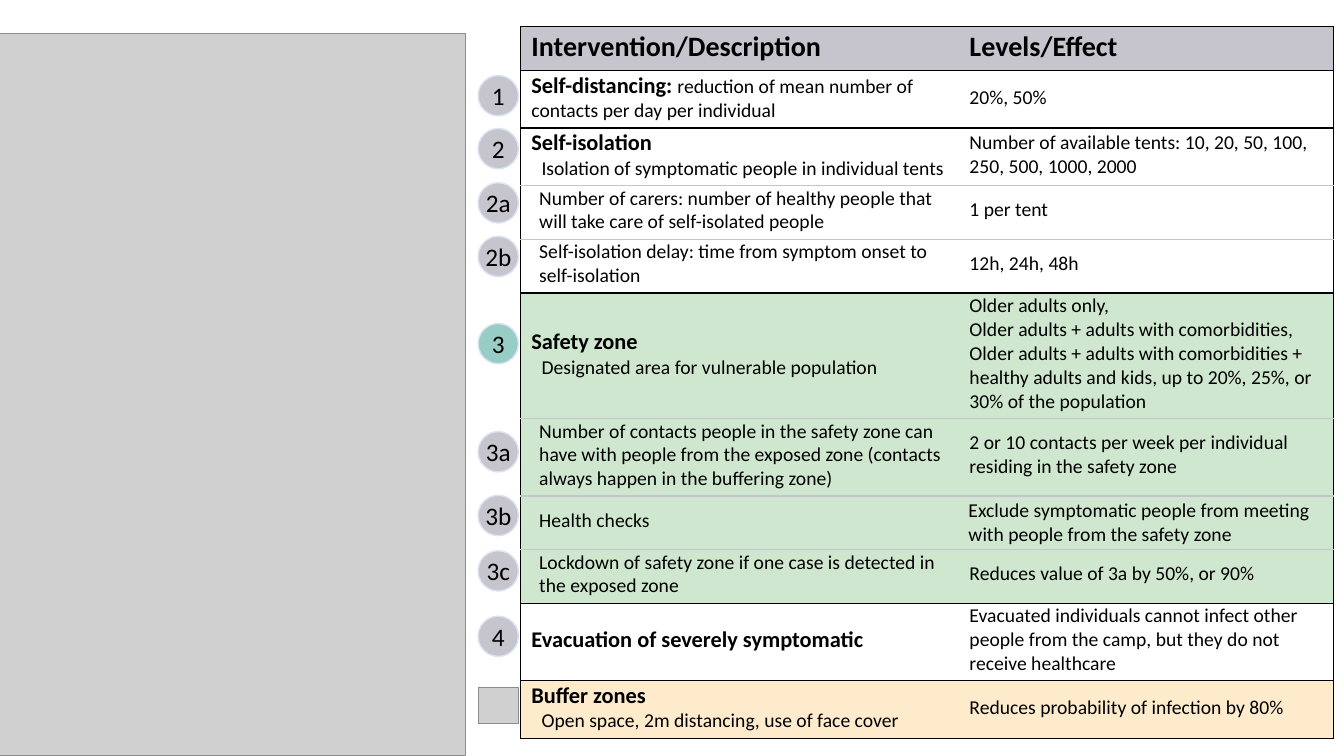
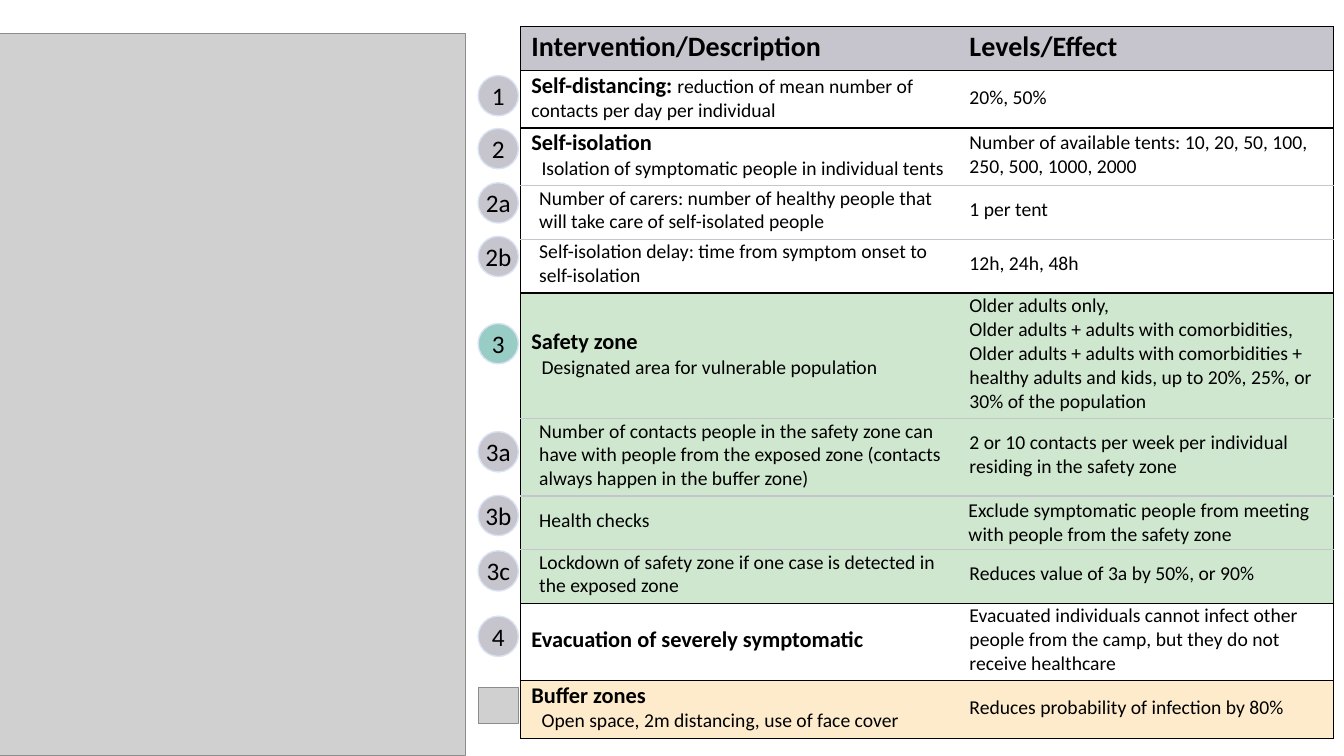
Before and after one commit to crowdfightcovid19/req-550-Syria, a slide deck: slide 5 of manuscripts/diagrams/diagrams_interventions_JV_LDT_JV.pptx. Drawn at 1344x756 pixels with LibreOffice and Linux fonts; fonts in the diff are those of the drawing; grey boxes stand for pictures. Boxes give left, top, right and bottom in pixels: in the first picture for what was removed or moved away, otherwise in the second. Text is boxed around its words. In the diff, an @@ line names an element or a change of style, - is before the commit and + after.

Commit message:
Fig1 buffering --> buffer

```diff
--- a/manuscripts/diagrams/diagrams_interventions_JV_LDT_JV.pptx
+++ b/manuscripts/diagrams/diagrams_interventions_JV_LDT_JV.pptx
@@ table at box(520, 26, 1334, 735) @@
-row 7, column 1: Number of contacts people in the safety zone can have with people from the exposed zone (contacts always happen in the buffering zone)
+row 7, column 1: Number of contacts people in the safety zone can have with people from the exposed zone (contacts always happen in the buffer zone)
```
Also in this commit, not shown: 1 other file.
